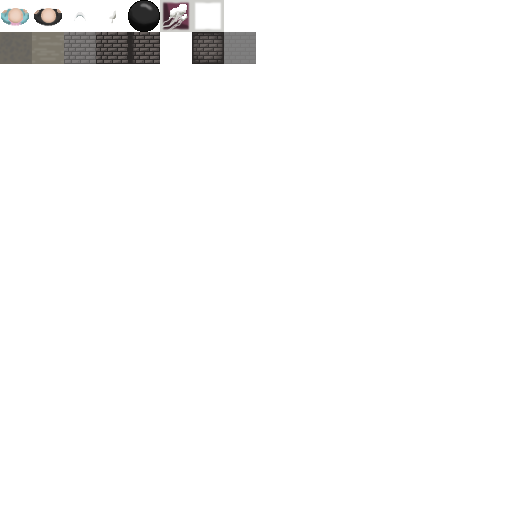
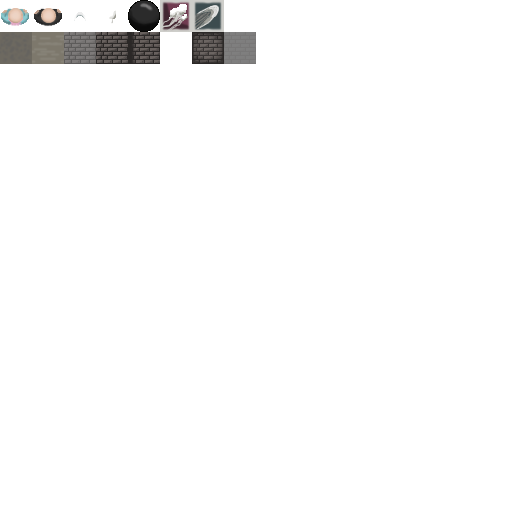
Comparing the layer stacks of the two 512 × 512 images. Changes:
painted on "Layer 2" over <box>194,5,219,31</box>
painted on "Layer 13" over <box>194,1,222,31</box>
